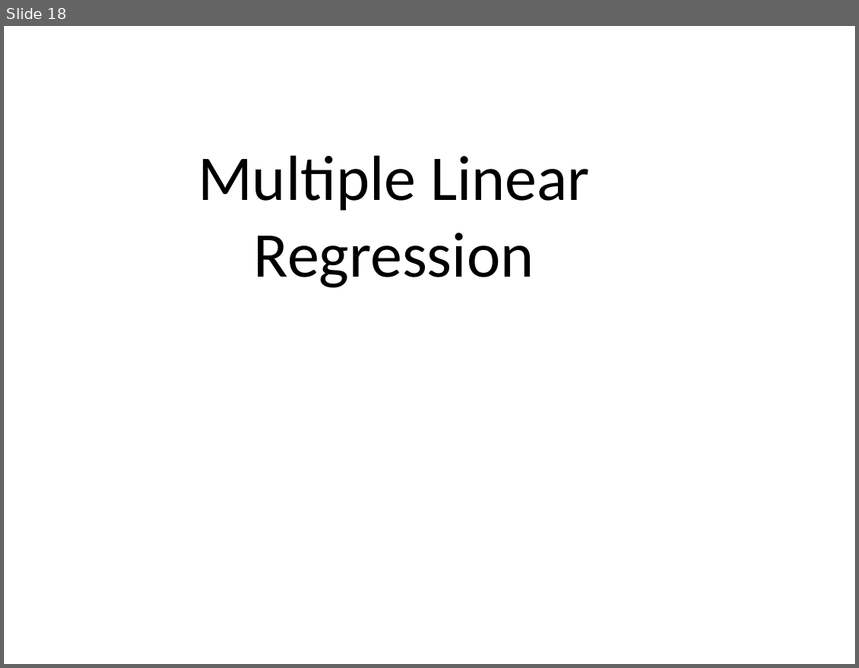
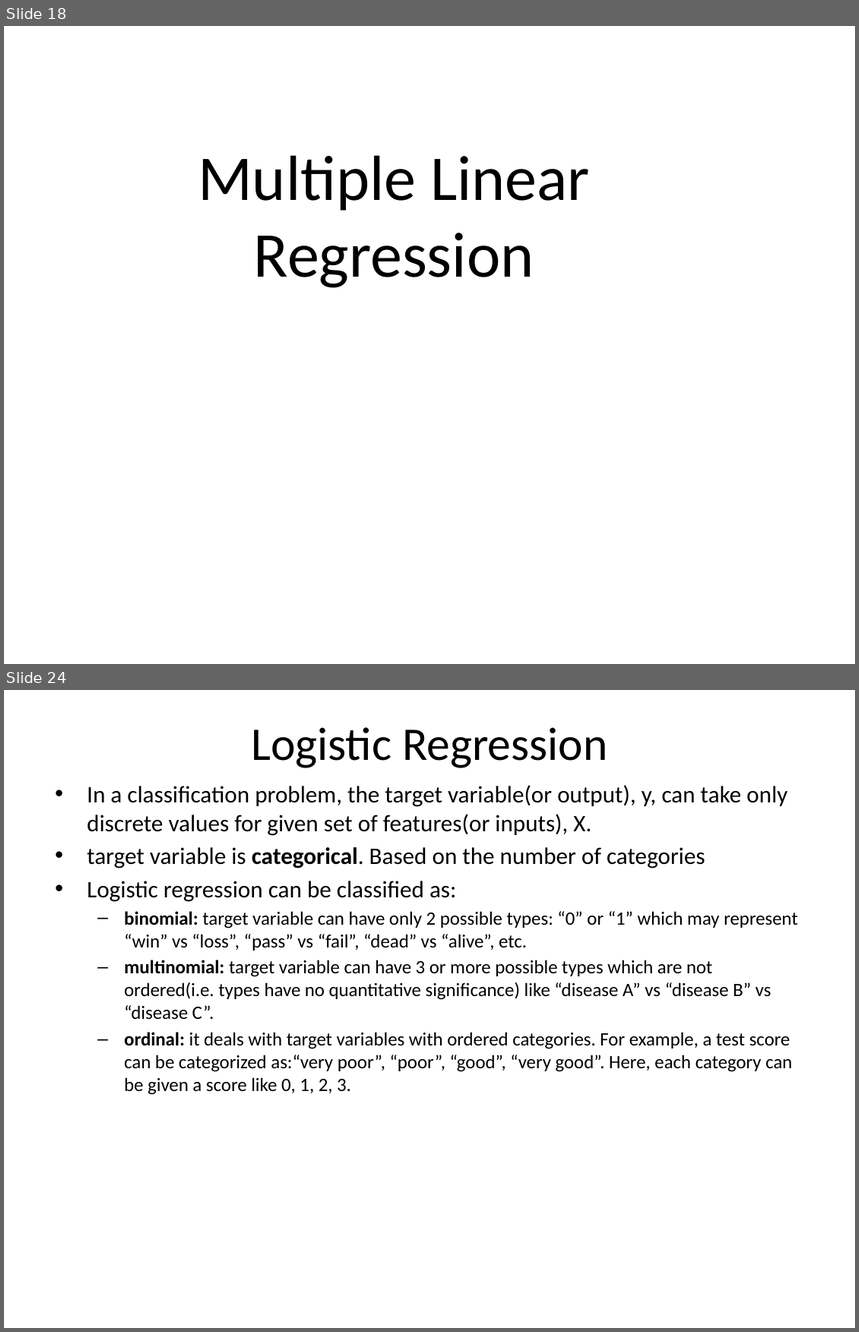
Before and after one commit to Paritosh535/Machine_Learning_Training, a slide deck: ML/ParitoshData/Regression.pptx. Shown one above the other, each under a label of ours: slide 18 before the commit, slides 18 and 24 after it; the slides between them are not shown. The pictures are 859x668 and 859x1332 pixels, drawn with LibreOffice and Linux fonts; fonts in the diff are those of the drawing. Boxes give left, top, right and bottom in pixels: in the first picture for what was removed or moved away, otherwise in the second. Text is boxed around its words. In the diff, an @@ line names an element or a change of style, - is before the commit and + after.

Commit message:
logistic

```diff
--- a/ML/ParitoshData/Regression.pptx
+++ b/ML/ParitoshData/Regression.pptx
@@ slide 24 added at [4, 690, 855, 1328], background #FFFFFF @@
@@ title added at [251, 727, 607, 768], 39.6 pt, text #000000 @@
+Logistic Regression
@@ text added at [87, 785, 798, 1095], 16 pt, text #000000 @@
+• In a classification problem, the target variable(or output), y, can take only discrete values for given set of features(or inputs), X.
+• target variable is categorical. Based on the number of categories
+• Logistic regression can be classified as:
+  – binomial: target variable can have only 2 possible types: “0” or “1” which may represent “win” vs “loss”, “pass” vs “fail”, “dead” vs “alive”, etc.
+  – multinomial: target variable can have 3 or more possible types which are not ordered(i.e. types have no quantitative significance) like “disease A” vs “disease B” vs “disease C”.
+  – ordinal: it deals with target variables with ordered categories. For example, a test score can be categorized as:“very poor”, “poor”, “good”, “very good”. Here, each category can be given a score like 0, 1, 2, 3.
```
Also in this commit, not shown: 17 other slides added, 10 other files.
